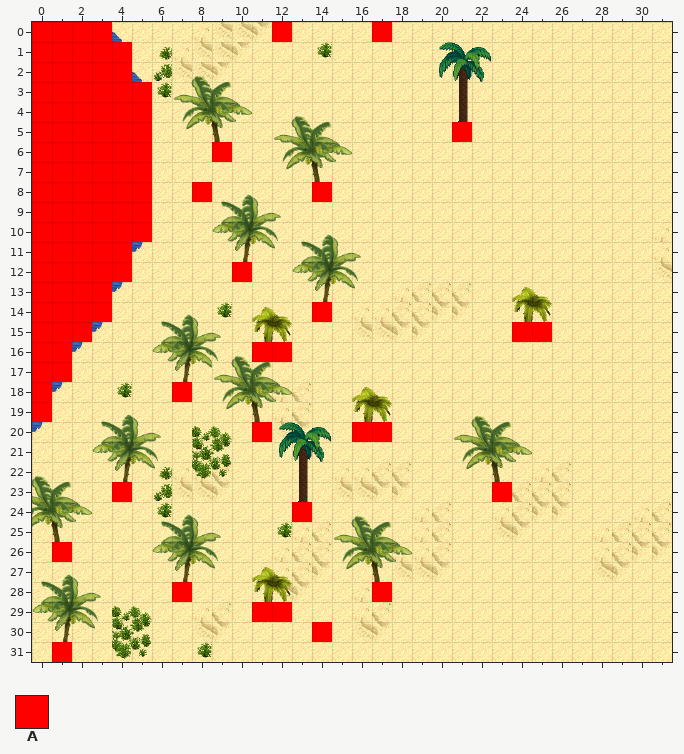
One commit to this Tiled map: AndorsTrail/res/xml/level_0_sikhw_city_x1_y3.tmx. The picture above was drawn from the file before the commit.
Cells are 32x32 px. Shown: x 0..31, y 0..31.
Key: from "logic_collision": A 0.
_ is an empty cell.
Layers that did not change in this view are not listed.
Layer "Walkable" before, first column x 0:
 0 AAAA________A____A______________
 1 AAAAA___________________________
 2 AAAAA___________________________
 3 AAAAAA__________________________
 4 AAAAAA__________________________
 5 AAAAAA_______________A__________
 6 AAAAAA___A______________________
 7 AAAAAA__________________________
 8 AAAAAA__A_____A_________________
 9 AAAAAA__________________________
10 AAAAAA__________________________
11 AAAAA___________________________
12 AAAAA_____A_____________________
13 AAAA____________________________
14 AAAA__________A_________________
15 AAA_____________________AA______
16 AA_________AA___________________
17 AA______________________________
18 A______A________________________
19 A_______________________________
20 ___________A____AA______________
21 ________________________________
22 ________________________________
23 ____A__________________A________
24 _____________A__________________
25 ________________________________
26 _A______________________________
27 ________________________________
28 _______A_________A______________
29 ___________AA___________________
30 ______________A_________________
31 _A______________________________
Now the later version:
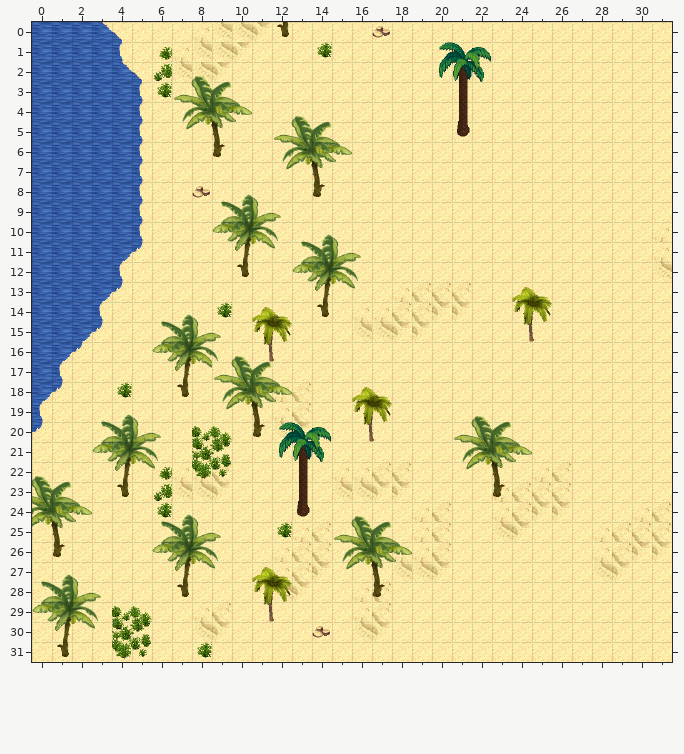
Difference:
Layer "Walkable" (now hidden):
Tile A is removed in row 0 at x 0 to 3, 12 and 17; in rows 1 to 2 at x 0 to 4; in rows 3 to 4 at x 0 to 5; in row 5 at x 0 to 5 and 21; in row 6 at x 0 to 5 and 9; in row 7 at x 0 to 5.
Tile A is removed in row 8 at x 0 to 5, 8 and 14; in rows 9 to 10 at x 0 to 5; in row 11 at x 0 to 4; in row 12 at x 0 to 4 and 10; in row 13 at x 0 to 3; in row 14 at x 0 to 3 and 14.
Tile A is removed in row 15 at x 0 to 2 and 24 to 25; in row 16 at x 0 to 1 and 11 to 12; in row 17 at x 0 to 1; in row 18 at x 0 and 7; in row 19 at x 0; in row 20 at x 11 and 16 to 17.
Tile A is removed in row 23 at x 4 and 23; in row 24 at x 13; in row 26 at x 1; in row 28 at x 7 and 17; in row 29 at x 11 to 12; in row 30 at x 14.
Tile A is removed in row 31 at x 1.
